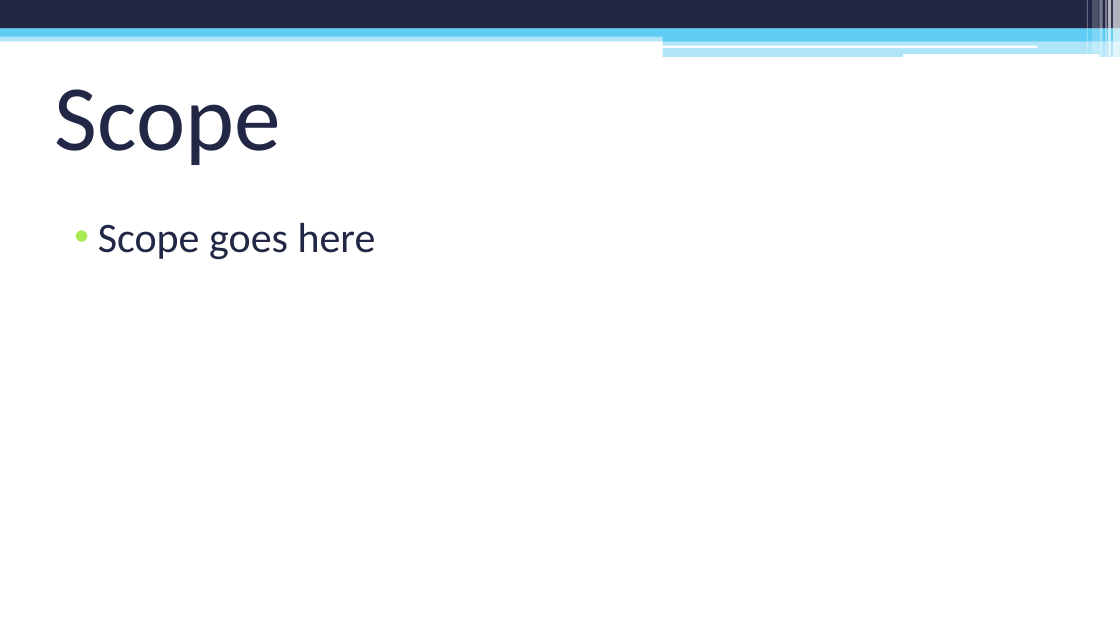
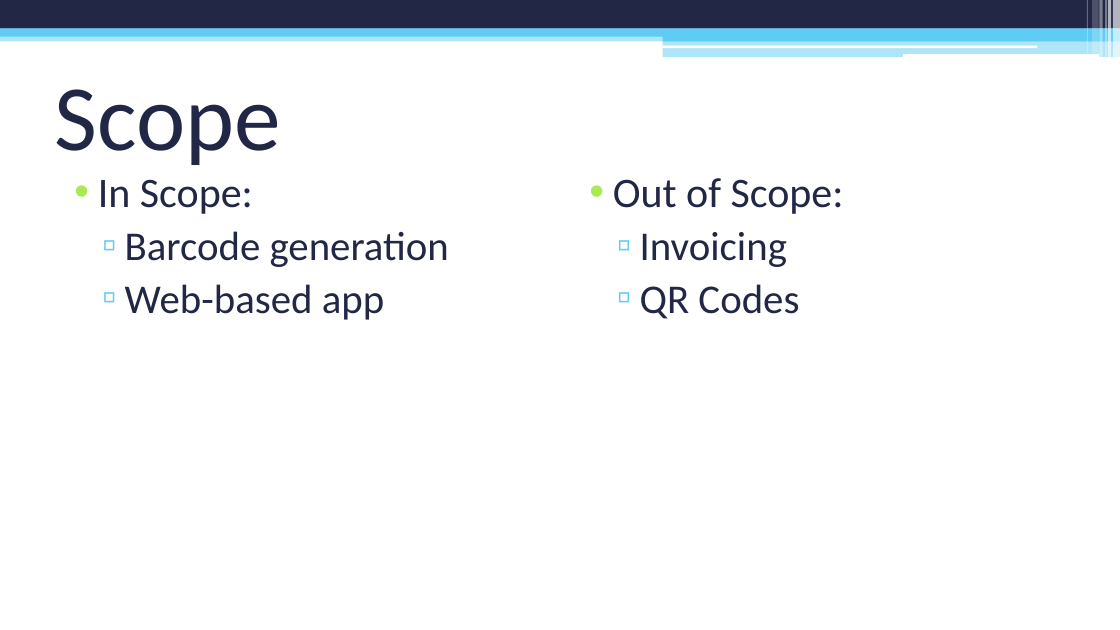
Before and after one commit to sylve0n/CIS260-PowerPoint, a slide deck: slide 5 of PC Repair Clinic Inventory System.pptx. Drawn at 1120x630 pixels with LibreOffice and Linux fonts; fonts in the diff are those of the drawing. Boxes give left, top, right and bottom in pixels: in the first picture for what was removed or moved away, otherwise in the second. Text is boxed around its words. In the diff, an @@ line names an element or a change of style, - is before the commit and + after.

```diff
--- a/PC Repair Clinic Inventory System.pptx
+++ b/PC Repair Clinic Inventory System.pptx
@@ text at bbox=[98, 179, 449, 320]: text changed; size 36 to 35 pt @@
-• Scope goes here
+• In Scope:
+  ▫ Barcode generation
+  ▫ Web-based app
@@ text added at bbox=[613, 178, 844, 319], 35 pt, text #212745 @@
+• Out of Scope:
+  ▫ Invoicing
+  ▫ QR Codes
```
Also in this commit, not shown: 4 other slides changed, 1 slide added, 1 slide removed, 1 other file.
